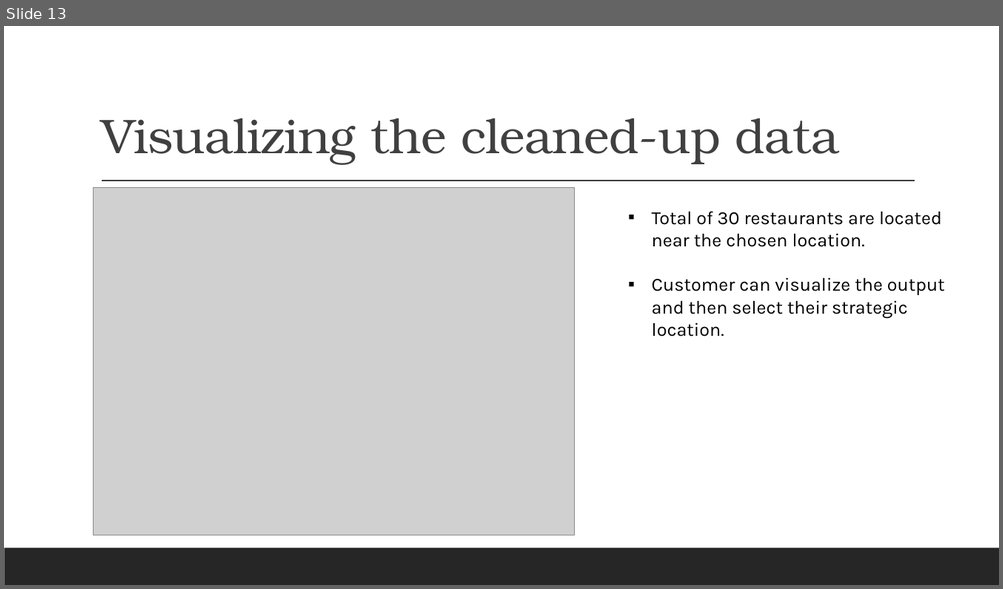
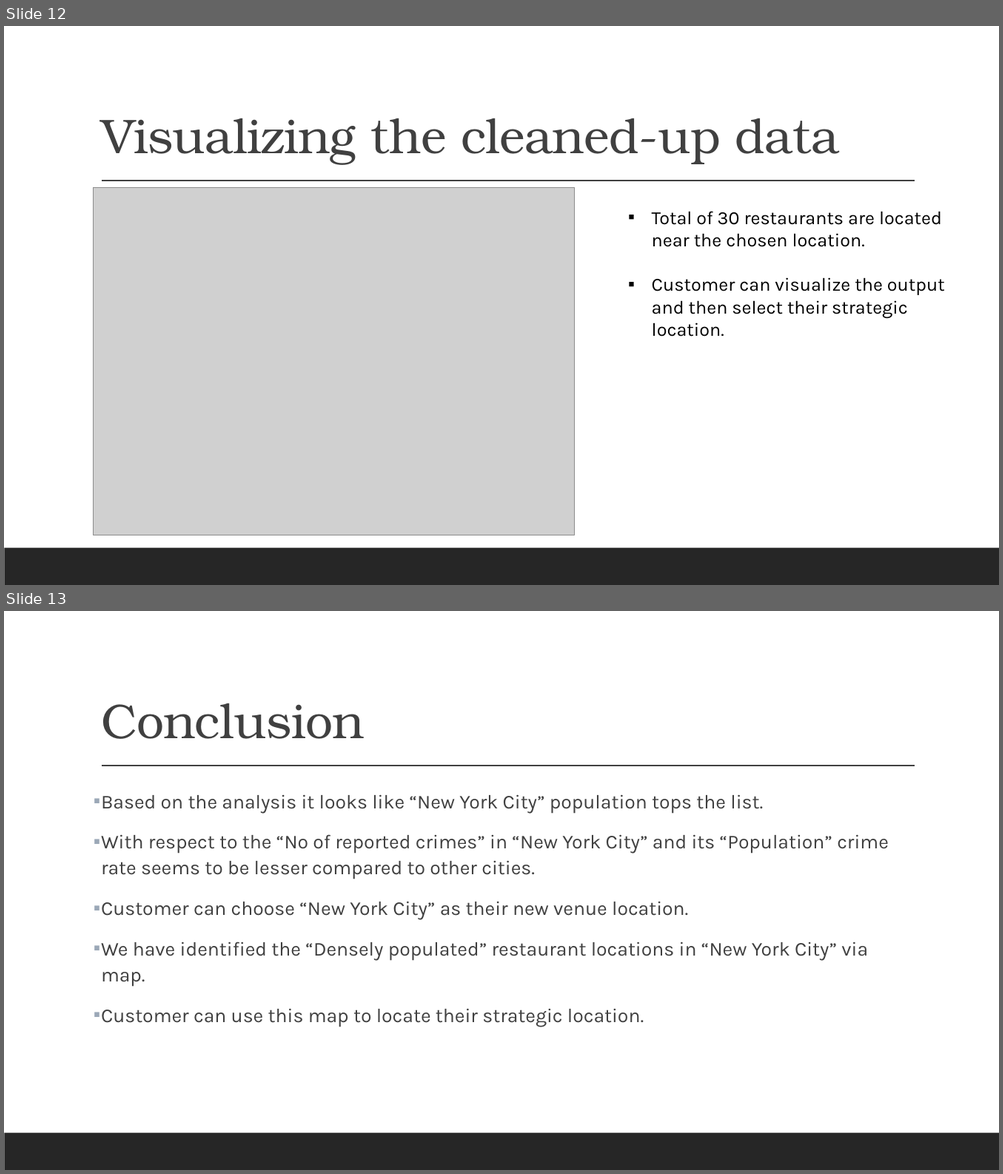
Before and after one commit to gsakthi1/Coursera_Capstone, a slide deck: IBM_CapstoneProject.pptx. Shown one above the other, each under a label of ours: slide 13 before the commit, slides 12 and 13 after it. The pictures are 1003x589 and 1003x1174 pixels, drawn with LibreOffice and Linux fonts; fonts in the diff are those of the drawing; grey boxes stand for pictures. Boxes give left, top, right and bottom in pixels: in the first picture for what was removed or moved away, otherwise in the second. Text is boxed around its words. In the diff, an @@ line names an element or a change of style, - is before the commit and + after.

Commit message:
Added conclusion & future scope

```diff
--- a/IBM_CapstoneProject.pptx
+++ b/IBM_CapstoneProject.pptx
@@ slide 13 added at [4, 611, 999, 1170], background #FFFFFF; not listed: 2 template elements that a slide beside it also shows @@
@@ title added at [101, 703, 364, 739], 47 pt, text #404040 @@
+Conclusion
@@ text added at [101, 795, 888, 1028], 19 pt, text #404040 @@
+▪ Based on the analysis it looks like “New York City” population tops the list.
+▪ With respect to the “No of reported crimes” in “New York City” and its “Population” crime rate seems to be lesser compared to other cities.
+▪ Customer can choose “New York City” as their new venue location.
+▪ We have identified the “Densely populated” restaurant locations in “New York City” via map.
+▪ Customer can use this map to locate their strategic location.
@@ what was slide 13 is now slide 12 @@
```
Also in this commit, not shown: 1 slide changed, 1 other slide added, 1 slide removed.
